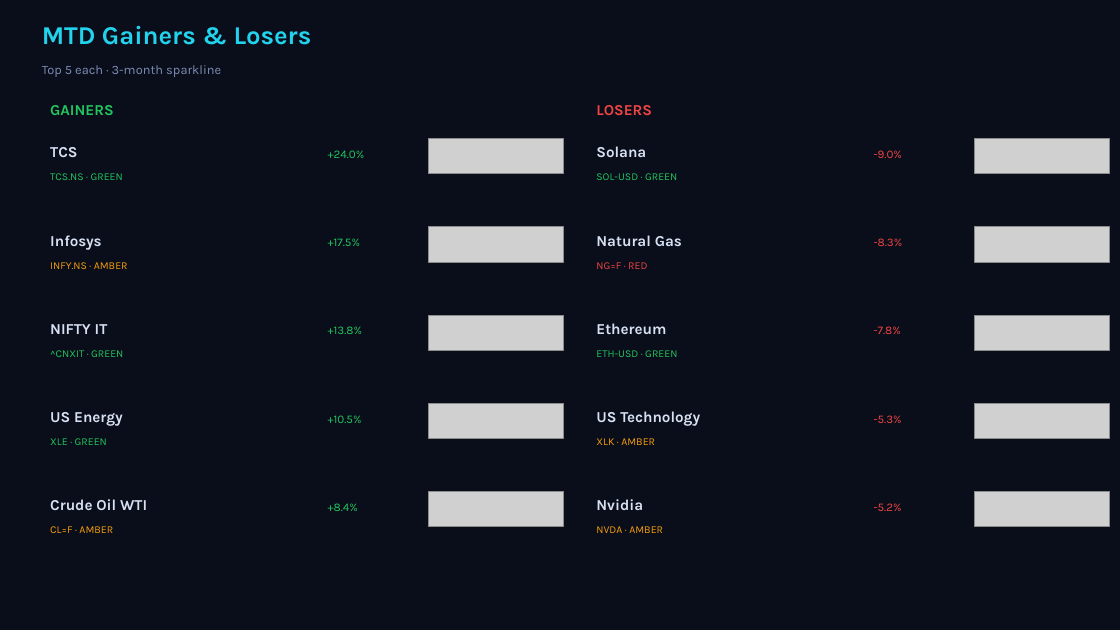
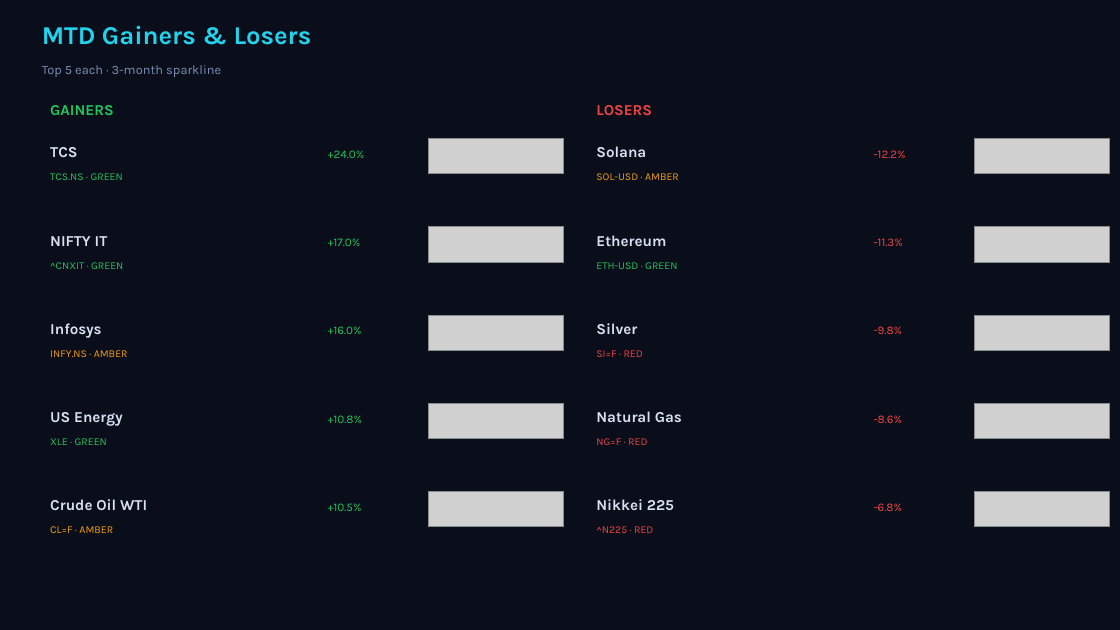
Before and after one commit to Pravkum23/pmr-terminal, a slide deck: slide 2 of docs/pmr_daily.pptx. Drawn at 1120x630 pixels with LibreOffice and Linux fonts; fonts in the diff are those of the drawing; grey boxes stand for pictures. Boxes give left, top, right and bottom in pixels: in the first picture for what was removed or moved away, otherwise in the second. Text is boxed around its words. In the diff, an @@ line names an element or a change of style, - is before the commit and + after.

```diff
--- a/docs/pmr_daily.pptx
+++ b/docs/pmr_daily.pptx
@@ text at (596, 173, 679, 180): text changed; text colour #22C55E to #F59E0B @@
-SOL-USD · GREEN
+SOL-USD · AMBER
@@ text at (874, 150, 906, 158): text changed @@
--9.0%
+-12.2%
@@ text at (328, 238, 361, 246): text changed @@
-+17.5%
++17.0%
@@ text removed at (596, 235, 682, 246) @@
-Natural Gas
@@ text at (874, 238, 903, 246): text changed @@
--8.3%
+-11.3%
@@ 4 texts: place and size @@
-4 texts at (50, 323, 677, 357)
+4 texts at (50, 235, 677, 269)
@@ text "Infosys": place and size @@
-text "Infosys" at (50, 235, 102, 250)
+text "Infosys" at (50, 323, 102, 338)
@@ text at (328, 326, 362, 334): text changed @@
-+13.8%
++16.0%
@@ text added at (596, 323, 637, 334), 13 pt, text #D7E1F3, bold @@
+Silver
@@ text at (874, 326, 902, 334): text changed @@
--7.8%
+-9.8%
@@ text "INFY.NS · AMBER": place and size @@
-text "INFY.NS · AMBER" at (50, 262, 128, 269)
+text "INFY.NS · AMBER" at (50, 350, 128, 357)
@@ text at (596, 350, 643, 357): text changed @@
-NG=F · RED
+SI=F · RED
@@ text at (328, 415, 363, 423): text changed @@
-+10.5%
++10.8%
@@ text at (596, 411, 682, 422): text changed @@
-US Technology
+Natural Gas
@@ text at (874, 415, 902, 423): text changed @@
--5.3%
+-8.6%
@@ text at (596, 438, 647, 445): text changed; text colour #F59E0B to #EF4444 @@
-XLK · AMBER
+NG=F · RED
@@ text at (328, 503, 362, 511): text changed @@
-+8.4%
++10.5%
@@ text at (596, 499, 674, 510): text changed @@
-Nvidia
+Nikkei 225
@@ text at (874, 503, 902, 511): text changed @@
--5.2%
+-6.8%
@@ text at (596, 526, 653, 533): text changed; text colour #F59E0B to #EF4444 @@
-NVDA · AMBER
+^N225 · RED
```
Also in this commit, not shown: 4 other slides changed, 2 other files.
